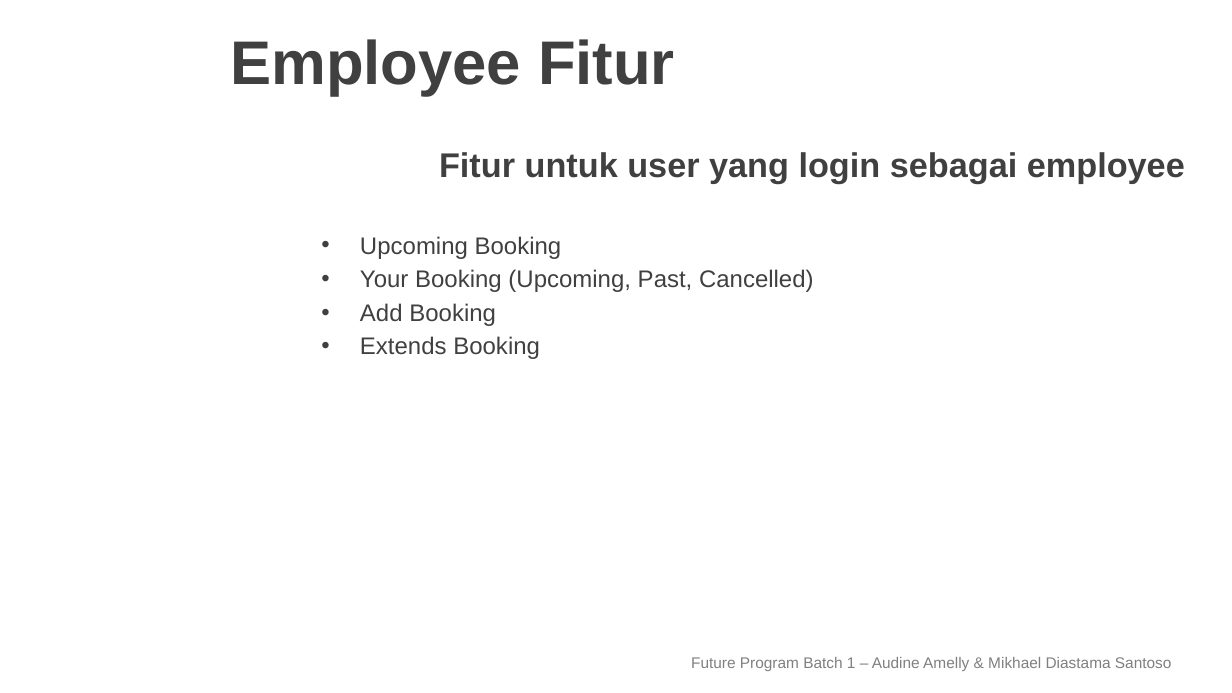
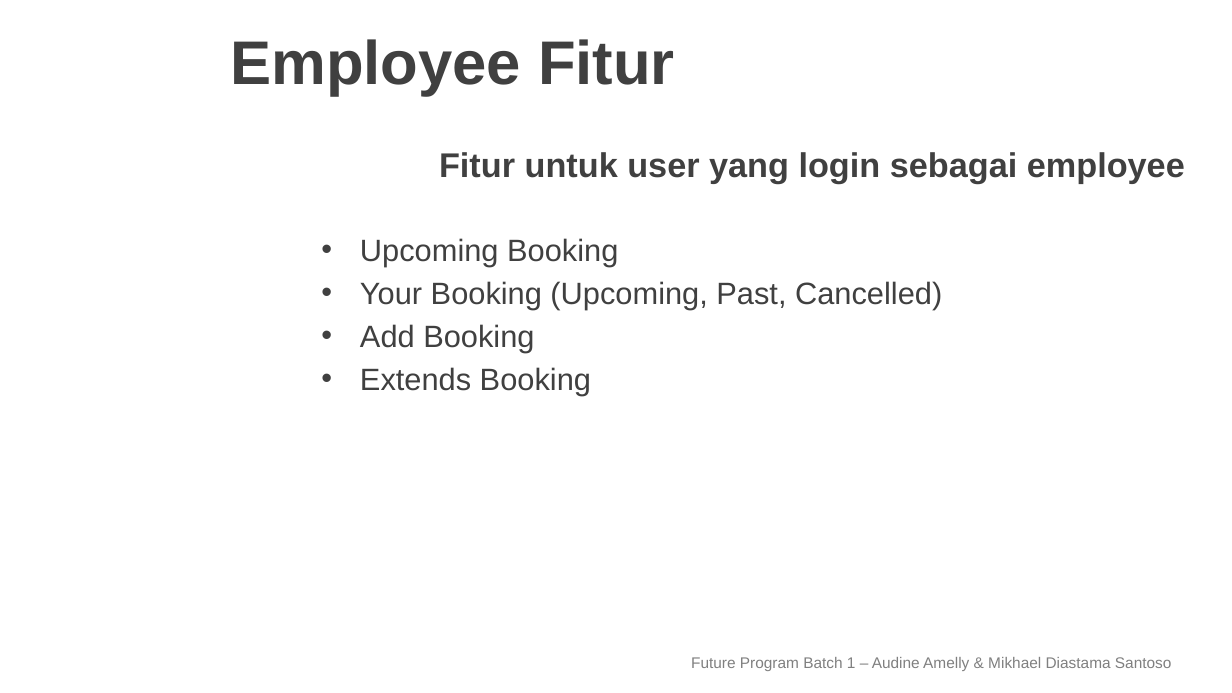
Before and after one commit to diasantoso/blibli-project, a slide deck: slide 6 of document/PPT Final Test.pptx. Drawn at 1232x693 pixels with LibreOffice and Linux fonts; fonts in the diff are those of the drawing; background and template pictures are left out. Boxes give left, top, right and bottom in pixels: in the first picture for what was removed or moved away, otherwise in the second. Text is boxed around its words. In the diff, an @@ line names an element or a change of style, - is before the commit and + after.

Commit message:
Edit PPT Final Test

```diff
--- a/document/PPT Final Test.pptx
+++ b/document/PPT Final Test.pptx
@@ text "Upcoming Booking" at [360,238,942,396]: size 14 to 18 pt @@
```
